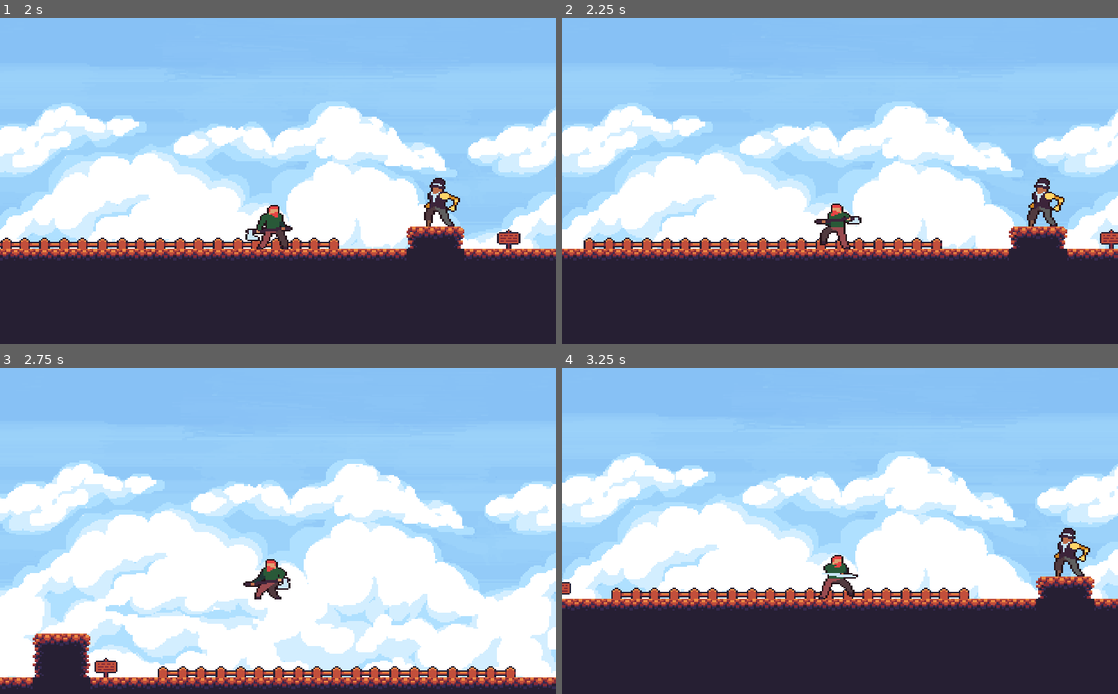
Above: before the commit, frames 1-4 (two rows, left to right).
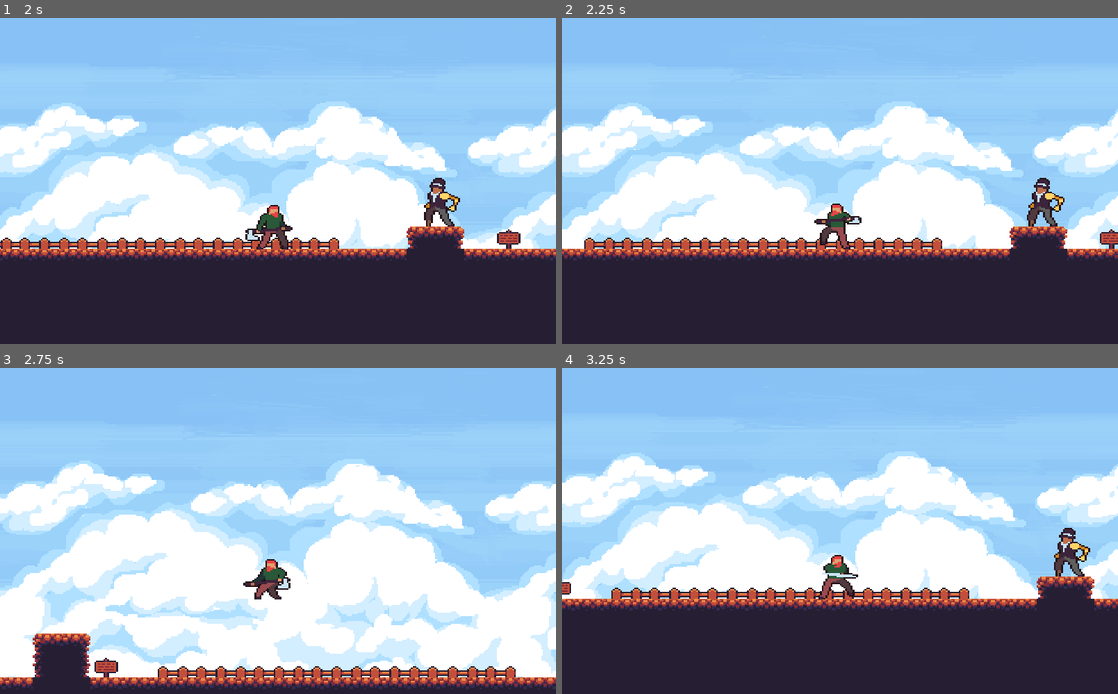
Above: after the commit, the same moments.

Repository: JuanWigg/RPGPlatformer-GodotProject
Game: Godot game, scene res://LevelTemplate.tscn
The game is run twice, just before and just after one commit, with the same random seed, the same clock (stepped at 60 frames per second) and the same inputs.
Inputs:
- Up to frame 1 (2 s): hold D (move_right) from 0.53 s (still down); tap Z (attack1) at 0.6, 1.55 s; tap Space (jump) at 0.77, 0.8, 1.07, 1.35, 1.52, 1.82 s
- Up to frame 2 (2.25 s): release D (move_right) at 2.03 s; hold A (move_left) from 2.03 s (still down); tap Z (attack1) at 2.1 s
- Up to frame 3 (2.75 s): keep holding A (move_left); tap Space (jump) at 2.3 s
- Up to frame 4 (3.25 s): release A (move_left) at 2.78 s; hold D (move_right) from 2.78 s (still down); tap X (attack2) at 2.85 s; tap Space (jump) at 3.02 s; tap Z (attack1) at 3.05 s

Frame 1 is identical in both runs. In frame 2, 0.1% of the frame differs, in the area x 2-100%, y 31-75%; in frame 3, 0.2%, in the area x 2-100%, y 29-99%; in frame 4, 0.1%.

Commit message:
Commit desde godot. Agrega arquero

Diff:
--- a/LevelTemplate.tscn
+++ b/LevelTemplate.tscn
@@ -1,11 +1,13 @@
 [gd_scene load_steps=13 format=2]
 
-[ext_resource path="res://src/Actors/Player.tscn" type="PackedScene" id=1]
+[ext_resource path="res://src/Actors/leñador/melee.tscn" type="PackedScene" id=1]
 [ext_resource path="res://assets/entorno/sheet.png" type="Texture" id=2]
 [ext_resource path="res://assets/entorno/tilesetOpenGameBackground.png" type="Texture" id=3]
-[ext_resource path="res://src/Actors/Enemy.tscn" type="PackedScene" id=4]
+[ext_resource path="res://src/Actors/enemigo/Enemy.tscn" type="PackedScene" id=4]
 [ext_resource path="res://LevelTemplate.gd" type="Script" id=5]
 [ext_resource path="res://assets/sound/Bonetrousle.wav" type="AudioStream" id=6]
+
+
 
 [sub_resource type="ConvexPolygonShape2D" id=1]
 points = PoolVector2Array( 0, 0, 16, 0, 16, 16, 0, 16 )
@@ -156,7 +158,7 @@
 position = Vector2( 71.4865, -15.1273 )
 texture = ExtResource( 3 )
 
-[node name="Player" parent="." instance=ExtResource( 1 )]
+[node name="Leñador" parent="." instance=ExtResource( 1 )]
 position = Vector2( 78.6951, -127.531 )
 speed = Vector2( 150, 300 )
 
--- a/project.godot
+++ b/project.godot
@@ -13,9 +13,15 @@
 "class": "Actor",
 "language": "GDScript",
 "path": "res://src/Actors/Actor.gd"
+}, {
+"base": "",
+"class": "GitAPI",
+"language": "NativeScript",
+"path": "res://git_api.gdns"
 } ]
 _global_script_class_icons={
-"Actor": ""
+"Actor": "",
+"GitAPI": ""
 }
 
 [application]
@@ -27,6 +33,10 @@
 [display]
 
 window/stretch/mode="2d"
+
+[gdnative]
+
+singletons=[ "res://git_api.gdnlib" ]
 
 [input]
 
--- a/src/Actors/Actor.gd
+++ b/src/Actors/Actor.gd
@@ -5,4 +5,5 @@
 const FLOOR_NORMAL = Vector2.UP
 export var speed = Vector2(150,500)
 export var gravity = 800
+export var life = 100
 var velocity = Vector2.ZERO
--- a/src/Actors/Enemy.tscn
+++ b/src/Actors/enemigo/Enemy.tscn
@@ -1,8 +1,10 @@
 [gd_scene load_steps=21 format=2]
 
 [ext_resource path="res://assets/SteamManSheet.png" type="Texture" id=1]
-[ext_resource path="res://src/Actors/Enemy.gd" type="Script" id=2]
-[ext_resource path="res://src/Actors/HurtboxArea.gd" type="Script" id=3]
+[ext_resource path="res://src/Actors/enemigo/Enemy.gd" type="Script" id=2]
+[ext_resource path="res://src/Actors/leñador/HurtboxArea.gd" type="Script" id=3]
+
+
 
 [sub_resource type="RectangleShape2D" id=1]
 extents = Vector2( 7.79924, 17.1762 )
--- a/src/Actors/Player.tscn
+++ b/src/Actors/leñador/melee.tscn
@@ -1,6 +1,6 @@
 [gd_scene load_steps=54 format=2]
 
-[ext_resource path="res://src/Actors/Player.gd" type="Script" id=1]
+[ext_resource path="res://src/Actors/leñador/melee.gd" type="Script" id=1]
 [ext_resource path="res://assets/WoodCutterSheet.png" type="Texture" id=2]
 
 [sub_resource type="RectangleShape2D" id=1]
@@ -22,7 +22,7 @@
 tracks/0/imported = false
 tracks/0/enabled = true
 tracks/0/keys = {
-"times": PoolRealArray( 0, 0.08, 0.14, 0.22, 0.31 ),
+"times": PoolRealArray( 0, 0.08, 0.14, 0.22, 0.3 ),
 "transitions": PoolRealArray( 1, 1, 1, 1, 1 ),
 "update": 1,
 "values": [ 7, 8, 9, 10, 12 ]
@@ -326,7 +326,7 @@
 
 [sub_resource type="AnimationNodeStateMachinePlayback" id=51]
 
-[node name="Player" type="KinematicBody2D"]
+[node name="melee" type="KinematicBody2D"]
 position = Vector2( 34.5565, 11.069 )
 script = ExtResource( 1 )
 
@@ -336,7 +336,7 @@
 texture = ExtResource( 2 )
 vframes = 10
 hframes = 7
-frame = 5
+frame = 63
 
 [node name="Att1Hit" type="Area2D" parent="PlayerSprite"]
 position = Vector2( 24.2242, 26.8002 )
@@ -344,7 +344,6 @@
 [node name="HitboxAtt1" type="CollisionShape2D" parent="PlayerSprite/Att1Hit"]
 position = Vector2( -8.98044, -29.249 )
 shape = SubResource( 1 )
-disabled = true
 
 [node name="Att2Hit" type="Area2D" parent="PlayerSprite"]
 
@@ -354,7 +353,7 @@
 disabled = true
 
 [node name="CollisionShape2D" type="CollisionShape2D" parent="."]
-position = Vector2( -35.0553, -11.5328 )
+position = Vector2( -34.8616, -11.5328 )
 shape = SubResource( 3 )
 
 [node name="AnimationPlayer" type="AnimationPlayer" parent="."]
--- /dev/null
+++ b/src/Actors/mago/mago.tscn
@@ -0,0 +1,102 @@
+[gd_scene load_steps=8 format=2]
+
+[ext_resource path="res://src/Actors/Actor.gd" type="Script" id=1]
+[ext_resource path="res://assets/ranger.png" type="Texture" id=2]
+
+[sub_resource type="Animation" id=1]
+resource_name = "attack1"
+loop = true
+tracks/0/type = "value"
+tracks/0/path = NodePath("PlayerSprite:frame")
+tracks/0/interp = 1
+tracks/0/loop_wrap = true
+tracks/0/imported = false
+tracks/0/enabled = true
+tracks/0/keys = {
+"times": PoolRealArray( 0, 0.1, 0.2, 0.3, 0.4, 0.5, 0.6, 0.7, 0.8, 0.9 ),
+"transitions": PoolRealArray( 1, 1, 1, 1, 1, 1, 1, 1, 1, 1 ),
+"update": 1,
+"values": [ 30, 31, 32, 33, 34, 35, 36, 37, 38, 39 ]
+}
+
+[sub_resource type="Animation" id=2]
+resource_name = "die"
+tracks/0/type = "value"
+tracks/0/path = NodePath("PlayerSprite:frame")
+tracks/0/interp = 1
+tracks/0/loop_wrap = true
+tracks/0/imported = false
+tracks/0/enabled = true
+tracks/0/keys = {
+"times": PoolRealArray( 0, 0.1, 0.2, 0.3, 0.4, 0.5, 0.6, 0.7, 0.8 ),
+"transitions": PoolRealArray( 1, 1, 1, 1, 1, 1, 1, 1, 1 ),
+"update": 1,
+"values": [ 41, 42, 43, 44, 45, 46, 47, 48, 49 ]
+}
+
+[sub_resource type="Animation" id=3]
+resource_name = "idle"
+length = 2.0
+loop = true
+tracks/0/type = "value"
+tracks/0/path = NodePath("PlayerSprite:frame")
+tracks/0/interp = 1
+tracks/0/loop_wrap = true
+tracks/0/imported = false
+tracks/0/enabled = true
+tracks/0/keys = {
+"times": PoolRealArray( 0, 0.1, 0.2, 0.3, 0.4, 0.5, 0.6, 0.7, 0.8, 0.9, 1, 1.1, 1.2, 1.3, 1.4, 1.5, 1.6, 1.7, 1.8, 1.9 ),
+"transitions": PoolRealArray( 1, 1, 1, 1, 1, 1, 1, 1, 1, 1, 1, 1, 1, 1, 1, 1, 1, 1, 1, 1 ),
+"update": 1,
+"values": [ 0, 1, 2, 3, 4, 5, 6, 6, 7, 8, 9, 10, 11, 12, 13, 14, 15, 16, 17, 18 ]
+}
+
+[sub_resource type="Animation" id=4]
+resource_name = "jump"
+loop = true
+tracks/0/type = "value"
+tracks/0/path = NodePath("PlayerSprite:frame")
+tracks/0/interp = 1
+tracks/0/loop_wrap = true
+tracks/0/imported = false
+tracks/0/enabled = true
+tracks/0/keys = {
+"times": PoolRealArray( 0, 0.1, 0.2, 0.3, 0.4, 0.5, 0.6, 0.7, 0.8, 0.9 ),
+"transitions": PoolRealArray( 1, 1, 1, 1, 1, 1, 1, 1, 1, 1 ),
+"update": 1,
+"values": [ 20, 21, 22, 23, 24, 25, 26, 27, 28, 29 ]
+}
+
+[sub_resource type="Animation" id=5]
+resource_name = "walk"
+length = 0.4
+loop = true
+tracks/0/type = "value"
+tracks/0/path = NodePath("PlayerSprite:frame")
+tracks/0/interp = 1
+tracks/0/loop_wrap = true
+tracks/0/imported = false
+tracks/0/enabled = true
+tracks/0/keys = {
+"times": PoolRealArray( 0, 0.1, 0.2, 0.3 ),
+"transitions": PoolRealArray( 1, 1, 1, 1 ),
+"update": 1,
+"values": [ 22, 26, 27, 23 ]
+}
+
+[node name="mago" type="KinematicBody2D"]
+script = ExtResource( 1 )
+
+[node name="PlayerSprite" type="Sprite" parent="."]
+position = Vector2( 82.4693, -12.3885 )
+texture = ExtResource( 2 )
+vframes = 10
+hframes = 10
+frame = 22
+
+[node name="AnimationPlayer" type="AnimationPlayer" parent="."]
+anims/attack1 = SubResource( 1 )
+anims/die = SubResource( 2 )
+anims/idle = SubResource( 3 )
+anims/jump = SubResource( 4 )
+anims/walk = SubResource( 5 )
Binary file added: assets/ranger.png
Not shown, added: assets/ranger.png.import
Binary file added: assets/ranger2.jpg
Not shown, added: assets/ranger2.jpg.import
Not shown, added: assets/ranger3.png.import
Renamed: src/Actors/Enemy.gd -> src/Actors/enemigo/Enemy.gd
Renamed: src/Actors/HurtboxArea.gd -> src/Actors/leñador/HurtboxArea.gd
Renamed: src/Actors/Player.gd -> src/Actors/leñador/melee.gd
Not shown, changed: .gitignore
